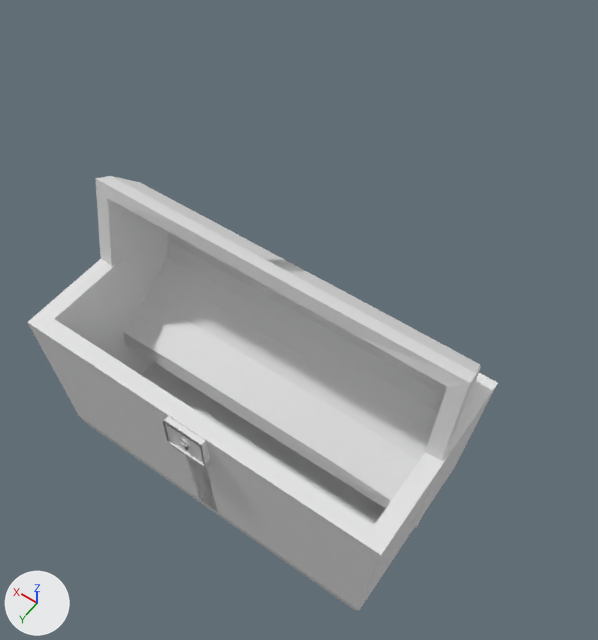
The Blender file Assets/Blendfiles/chest.blend: old version first, new version second.
Both versions are drawn from a 50 mm lens placed at (-3.23, 3.26, 9.06), pointed at (-0.11, -1.12, 2.18). Lighting does not change. The marker at lower left points along +X, +Y and +Z. Both versions are drawn at frame 24 of the action 'DeckelAction'; the numbers are the values there. Materials are left out; every surface is plain grey.

The older version as bpy lines, for what is in view:
```python
me_cube = bpy.data.meshes.new('Cube')
me_cube.from_pydata(...)  # 100 vertices, 96 faces; spans x -2.2..2.2, y -1.1..1.1, z 0.04..2.04
# faces by material slot: [58, 38]
me_cube.materials.append(mat_wood)
me_cube.materials.append(mat_gold_001)
me_cube_001 = bpy.data.meshes.new('Cube.001')
me_cube_001.from_pydata(...)  # 255 vertices, 227 faces, 2 loose edges; spans x -0.605..0.605, y -0.634..0.605, z -0.813..0.682
# faces by material slot: [225, 2]
me_cube_001.materials.append(mat_material)
me_cube_001.materials.append(mat_material_001)
me_plane = bpy.data.meshes.new('Plane')
me_plane.from_pydata(...)  # 158 vertices, 144 faces; spans x -2.3..2.32, y -1.1..1.1, z 0.0..1.0
# faces by material slot: [98, 46]
me_plane.materials.append(mat_wood)
me_plane.materials.append(mat_gold)
ob_deckel = bpy.data.objects.new('Deckel', me_plane)
ob_deckel.parent = ob_truhe
ob_deckel.location = (0.01, 0.000876, 2.007)
ob_deckel.rotation_euler = (1.763, 0.0, 0.0)  # degrees (101, 0, 0)
ob_deckel.scale = (0.947, 1.0, 1.0)
ob_schloss = bpy.data.objects.new('Schloss', me_cube_001)
ob_schloss.parent = ob_truhe
ob_schloss.location = (0.00447, 1.126, 1.742)
ob_schloss.scale = (0.389, -0.0894, 0.397)
ob_truhe = bpy.data.objects.new('Truhe', me_cube)
ob_truhe.location = (0.03, -0.56, 0.1)
```
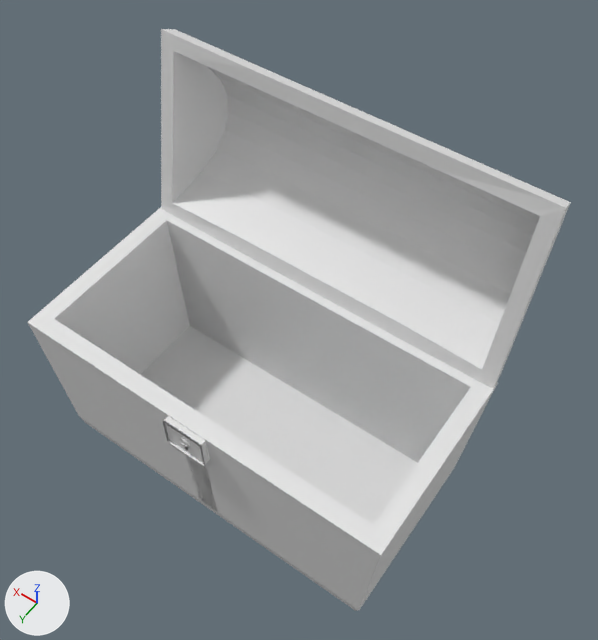
Where the change shows, as pixel boxes [x1, y1, x2, y2] in the pictures (598 x 640 px):
'Deckel', moved: before [95, 176, 481, 528]; after [161, 29, 571, 389]

The edits, one by one:
Object 'Deckel' (ob_deckel) moves from (0.01, 0.000876, 2.007) to (-0.0173, -1.21, 3.116).
